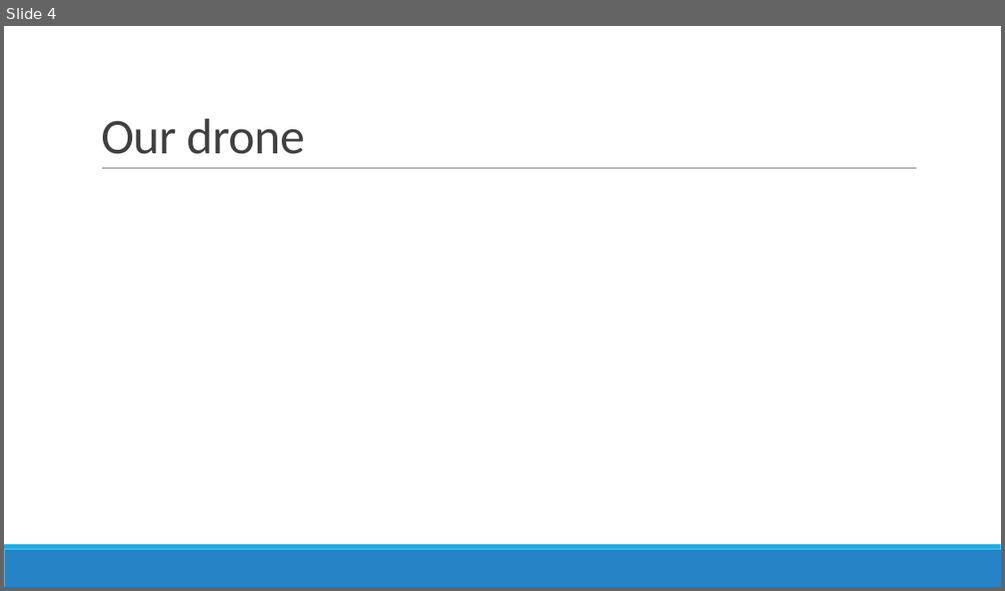
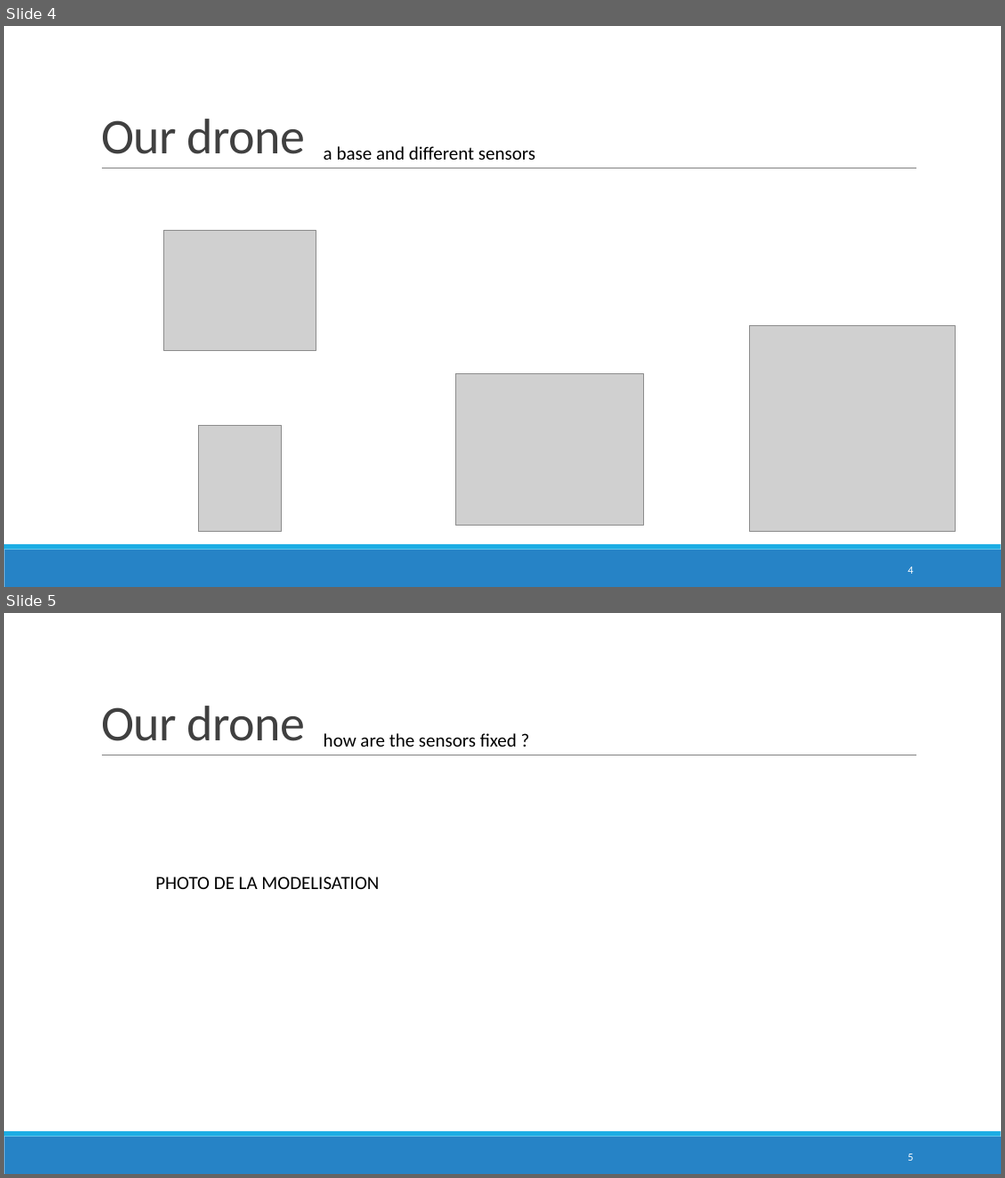
Before and after one commit to Jacquelinehhy/Group-1-, a slide deck: soutenance.pptx. Shown one above the other, each under a label of ours: slide 4 before the commit, slides 4 and 5 after it. The pictures are 1005x591 and 1005x1178 pixels, drawn with LibreOffice and Linux fonts; fonts in the diff are those of the drawing; grey boxes stand for pictures. Boxes give left, top, right and bottom in pixels: in the first picture for what was removed or moved away, otherwise in the second. Text is boxed around its words. In the diff, an @@ line names an element or a change of style, - is before the commit and + after.

```diff
--- a/soutenance.pptx
+++ b/soutenance.pptx
@@ slide 5 added at (x1=4, y1=613, x2=1001, y2=1174), background #FFFFFF; not listed: 3 template elements that a slide beside it also shows @@
@@ title added at (x1=101, y1=706, x2=304, y2=741), 48 pt, text #404040 @@
+Our drone
@@ text added at (x1=324, y1=733, x2=517, y2=747), 18 pt, text #000000 @@
+how are the sensors fixed ?
@@ text added at (x1=155, y1=876, x2=379, y2=889), 18 pt, text #000000 @@
+PHOTO DE LA MODELISATION
@@ page number added at (x1=907, y1=1153, x2=913, y2=1160), 10.5 pt, text #FFFFFF @@
+5
@@ slide 4 changed as well @@
@@ text added at (x1=324, y1=146, x2=535, y2=160), 18 pt, text #000000 @@
+a base and different sensors
@@ picture added at (x1=164, y1=230, x2=316, y2=351) @@
@@ picture added at (x1=750, y1=325, x2=955, y2=531) @@
@@ picture added at (x1=455, y1=374, x2=644, y2=525) @@
@@ picture added at (x1=198, y1=426, x2=282, y2=531) @@
@@ page number added at (x1=907, y1=566, x2=913, y2=573), 10.5 pt, text #FFFFFF @@
+4
```
Also in this commit, not shown: 4 other slides changed, 1 other slide added.
